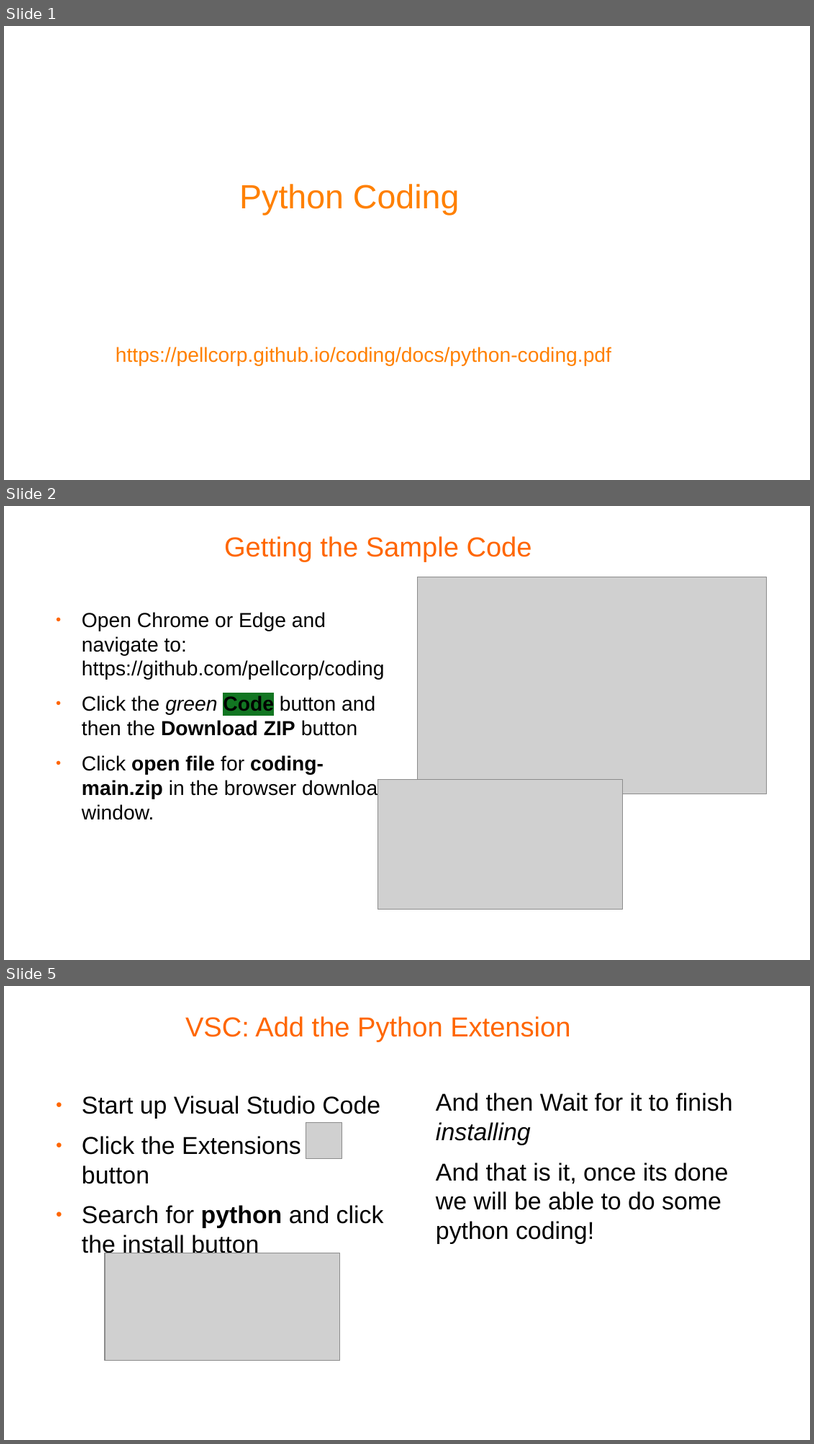
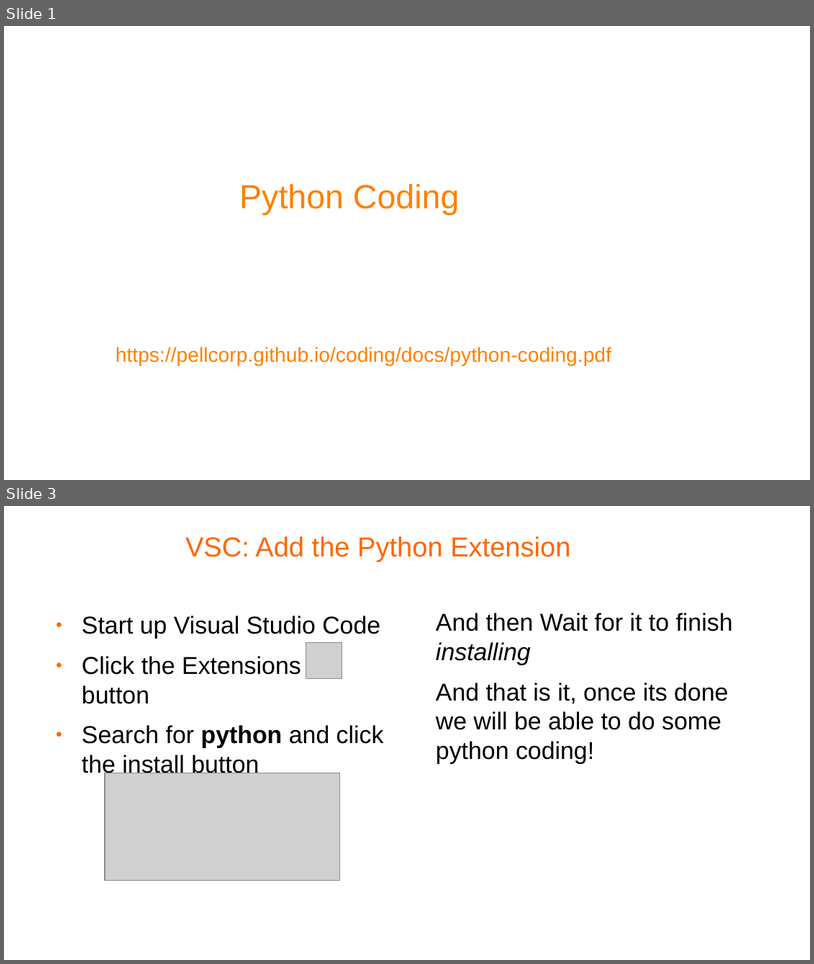
Before and after one commit to pellcorp/coding, a slide deck: docs/python-coding-vsc.odp. Shown one above the other, each under a label of ours: slides 1, 2 and 5 before the commit, slides 1 and 3 after it; the slides between them are not shown. The pictures are 814x1444 and 814x964 pixels, drawn with LibreOffice and Linux fonts; fonts in the diff are those of the drawing; grey boxes stand for pictures; background and template pictures are left out. Boxes give left, top, right and bottom in pixels: in the first picture for what was removed or moved away, otherwise in the second. Text is boxed around its words. In the diff, an @@ line names an element or a change of style, - is before the commit and + after.

Commit message:
added python coding vsc

```diff
--- a/docs/python-coding-vsc.odp
+++ b/docs/python-coding-vsc.odp
@@ slide 2 removed at <box>4,506,810,960</box>, background #FFFFFF @@
@@ title removed at <box>224,536,532,562</box> @@
-Getting the Sample Code
@@ picture removed at <box>417,577,767,794</box> @@
@@ text removed at <box>82,612,389,820</box> @@
-● Open Chrome or Edge and navigate to: https://github.com/pellcorp/coding
-● Click the green Code button and then the Download ZIP button
-● Click open file for coding-main.zip in the browser download window.
@@ picture removed at <box>378,780,623,909</box> @@
@@ what was slide 5 is now slide 3 @@
```
Also in this commit, not shown: 1 slide changed, 10 other slides removed, 1 other file.
